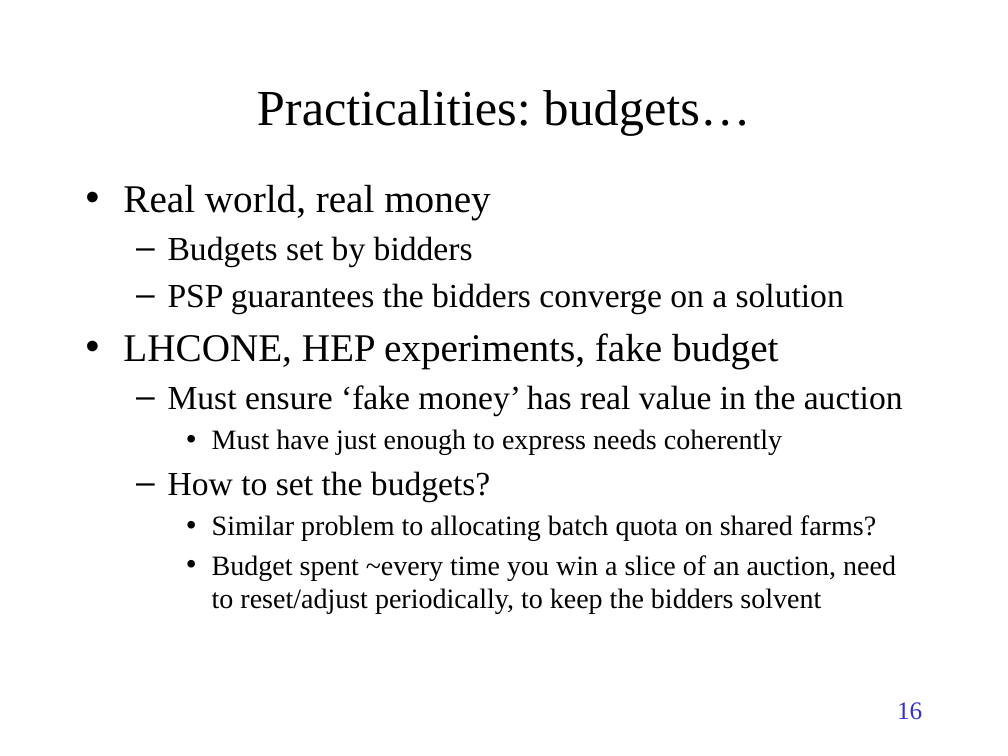
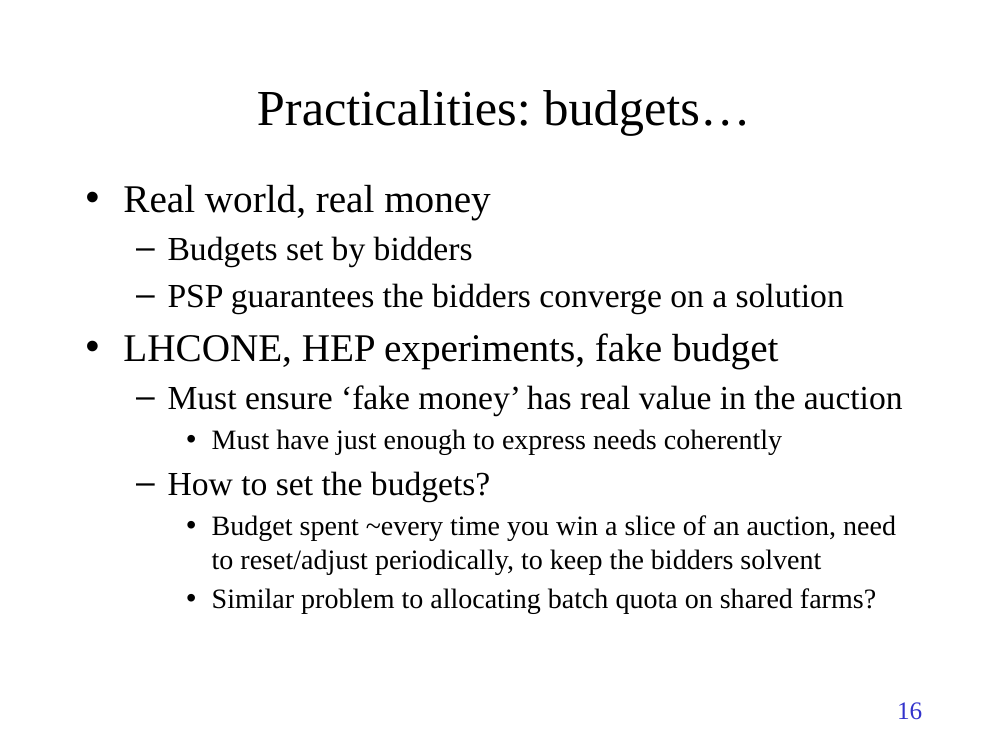
Before and after one commit to TonyWildish/P2P-Auction, a slide deck: slide 16 of Slides/PSP-2.pptx. Drawn at 1008x756 pixels with LibreOffice and Linux fonts; fonts in the diff are those of the drawing. Boxes give left, top, right and bottom in pixels: in the first picture for what was removed or moved away, otherwise in the second. Text is boxed around its words. In the diff, an @@ line names an element or a change of style, - is before the commit and + after.

```diff
--- a/Slides/PSP-2.pptx
+++ b/Slides/PSP-2.pptx
@@ text at (x1=212, y1=515, x2=896, y2=575): paragraph added @@
+    • Budget spent ~every time you win a slice of an auction, need to reset/adjust periodically, to keep the bidders solvent
@@ text at (x1=212, y1=555, x2=896, y2=614): paragraph removed @@
-    • Budget spent ~every time you win a slice of an auction, need to reset/adjust periodically, to keep the bidders solvent
```
Also in this commit, not shown: 4 other slides changed, 1 other file.
